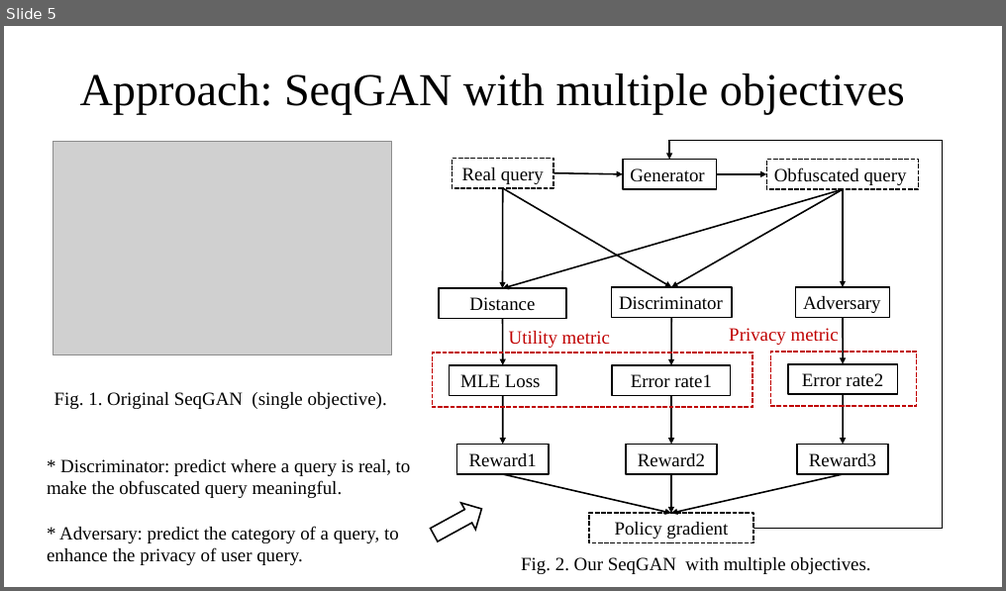
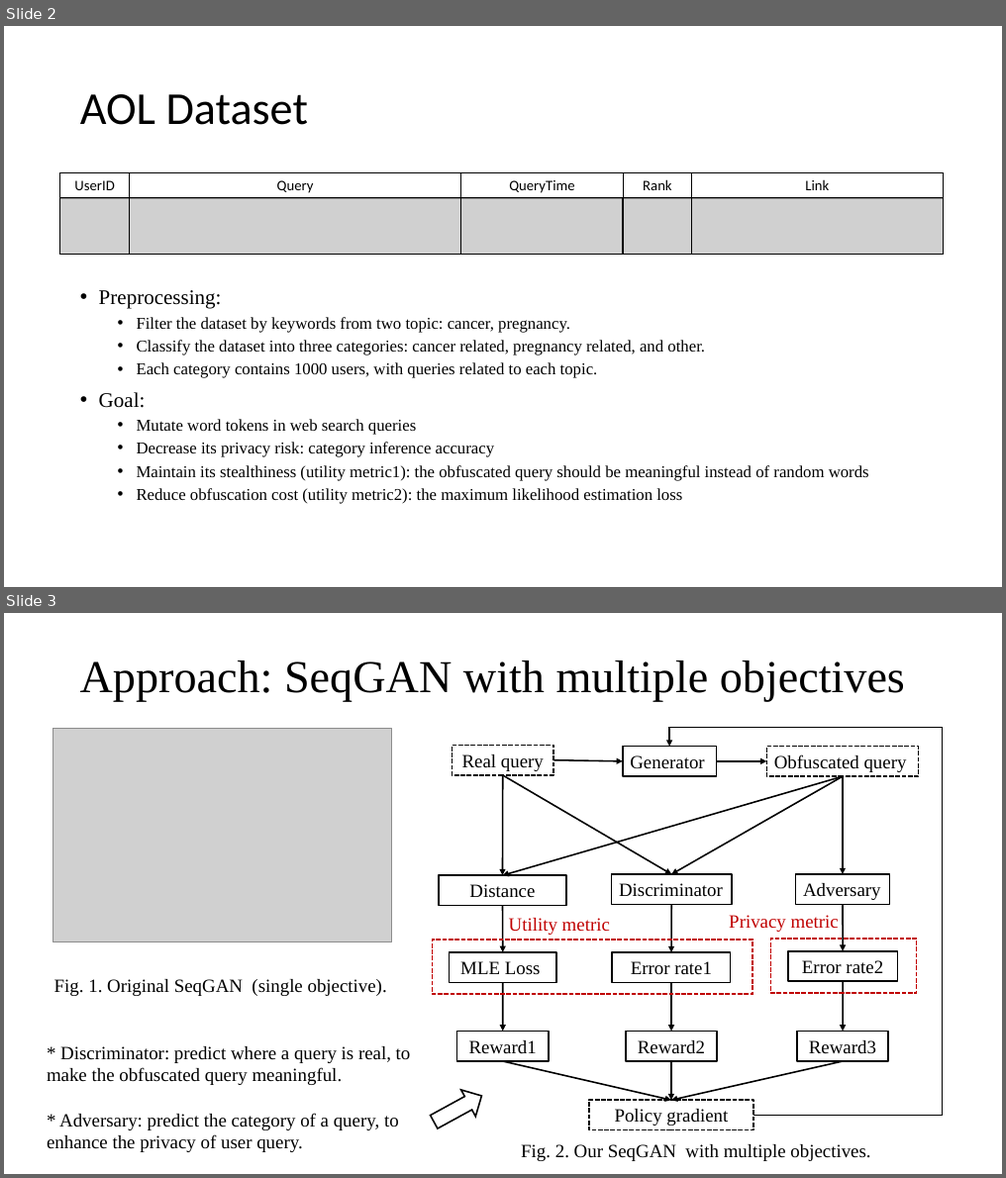
Before and after one commit to bitzj2015/EE599-Final-Project, a slide deck: doc/599-final-project.pptx. Shown one above the other, each under a label of ours: slide 5 before the commit, slides 2 and 3 after it. The pictures are 1006x591 and 1006x1178 pixels, drawn with LibreOffice and Linux fonts; fonts in the diff are those of the drawing; grey boxes stand for pictures. Boxes give left, top, right and bottom in pixels: in the first picture for what was removed or moved away, otherwise in the second. Text is boxed around its words. In the diff, an @@ line names an element or a change of style, - is before the commit and + after.

```diff
--- a/doc/599-final-project.pptx
+++ b/doc/599-final-project.pptx
@@ slide 2 added at (4, 26, 1002, 587), background #FFFFFF @@
@@ title added at (80, 94, 308, 125), 44 pt, text #000000 @@
+AOL Dataset
@@ rectangle added at (60, 173, 129, 197), outline #000000 0.75 pt, 14 pt, text #000000 @@
+UserID
@@ rectangle added at (129, 173, 461, 197), outline #000000 0.75 pt, 14 pt, text #000000 @@
+Query
@@ rectangle added at (461, 173, 623, 197), outline #000000 0.75 pt, 14 pt, text #000000 @@
+QueryTime
@@ rectangle added at (623, 173, 692, 197), outline #000000 0.75 pt, 14 pt, text #000000 @@
+Rank
@@ rectangle added at (692, 173, 943, 197), outline #000000 0.75 pt, 14 pt, text #000000 @@
+Link
@@ picture added at (59, 199, 943, 255) @@
@@ rectangle added at (60, 198, 129, 255), outline #000000 1 pt @@
@@ rectangle added at (129, 198, 461, 255), outline #000000 1 pt @@
@@ rectangle added at (461, 198, 623, 255), outline #000000 1 pt @@
@@ rectangle added at (623, 198, 692, 255), outline #000000 1 pt @@
@@ rectangle added at (692, 198, 943, 255), outline #000000 1 pt @@
@@ text added at (99, 290, 869, 504), 16 pt, text #000000 @@
+• Preprocessing:
+  • Filter the dataset by keywords from two topic: cancer, pregnancy.
+  • Classify the dataset into three categories: cancer related, pregnancy related, and other.
+  • Each category contains 1000 users, with queries related to each topic.
+• Goal:
+  • Mutate word tokens in web search queries
+  • Decrease its privacy risk: category inference accuracy
+  • Maintain its stealthiness (utility metric1): the obfuscated query should be meaningful instead of random words
+  • Reduce obfuscation cost (utility metric2): the maximum likelihood estimation loss
@@ what was slide 5 is now slide 3 @@
```
Also in this commit, not shown: 1 slide changed, 2 other slides added, 3 slides removed, 8 other files.
